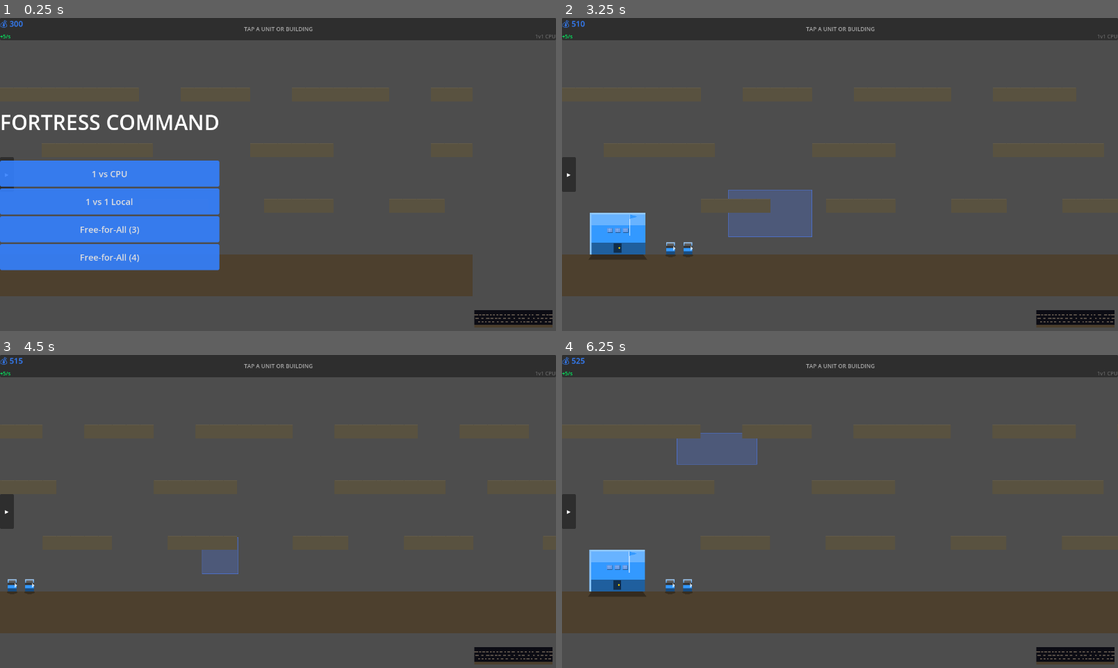
Above: before the commit, frames 1-4 (two rows, left to right).
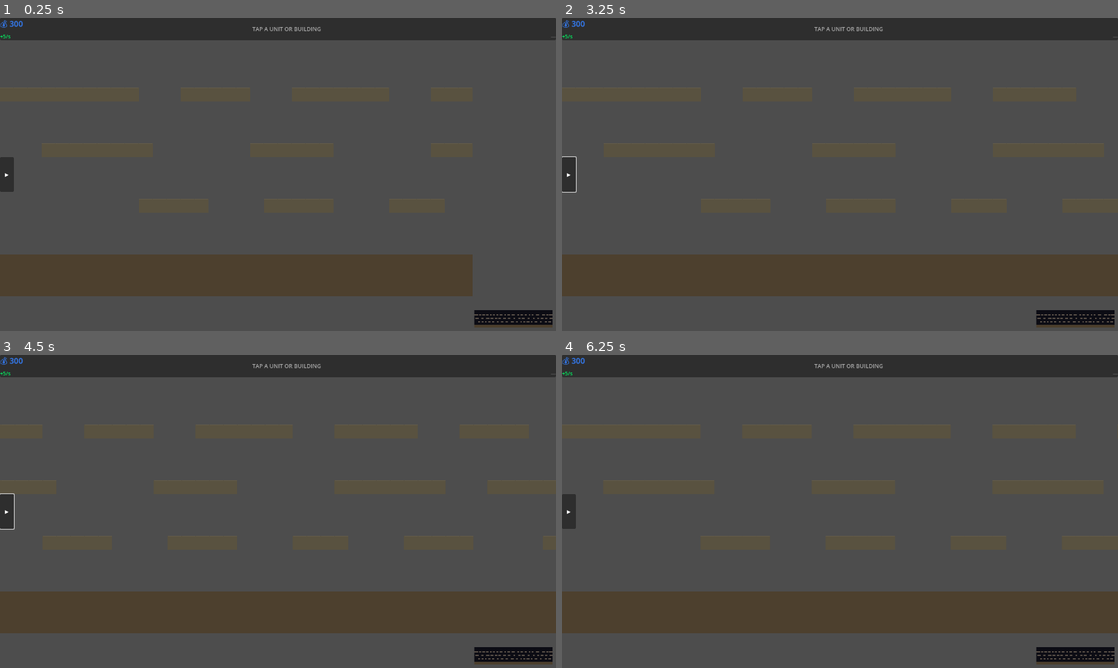
Above: after the commit, the same moments.

Repository: infinitybiscuit/fortress-command
Game: Godot game, scene res://scenes/game/game_scene.tscn
The game is run twice, just before and just after one commit, with the same random seed, the same clock (stepped at 60 frames per second) and the same inputs.
Inputs (mouse positions are in pixels of both pictures, inside the frame that each line leads up to):
- Up to frame 1 (0.25 s): no input
- Up to frame 2 (3.25 s): click "▸" at 0.5 s; click (595, 24) at 1.25 s, where only the run after the commit has a clickable "✕"; tap A at 2, 2.75 s; move the mouse to (962, 158) at 2.02 s; hold Right (ui_right) 2.03-2.75 s; click (962, 158) at 2.17 s; drag from (728, 190) to (812, 237) at 2.77 s
- Up to frame 3 (4.5 s): tap A at 3.5, 4.25 s; move the mouse to (333, 442) at 3.52 s; hold Right (ui_right) 3.53-4.25 s; drag from (250, 574) to (111, 464) at 4.27 s
- Up to frame 4 (6.25 s): tap A at 5, 5.75 s; move the mouse to (1006, 558) at 5.02 s; hold Left (ui_left) 5.03-5.75 s; drag from (673, 464) to (756, 433) at 5.77 s

The runs differ from the first frame. In frame 1, 14% of the frame differs, in the area x 0-100%, y 2-81%; in frame 2, 3.7%; in frame 3, 0.8%; in frame 4, 3.1%.
Error after the commit: Parse Error: There is already a variable named "bw" declared in this scope. (res://scripts/game/game_scene.gd:623)

Commit message:
fix: bridge/ramp ghost tiles — unconditional clear to TILE_EMPTY on destruction
- clear_span_tiles_at now unconditionally sets every tile in the footprint
  to TILE_EMPTY without checking _bridge_tiles guard (which could be empty
  if mark was skipped, leaving TILE_BRIDGE ghost tiles visible and walkable)
- Use GameConfig dimensions in both spawn_building (mark) and
  _on_building_destroyed (clear) to avoid any building.width_tiles
  timing ambiguity with Godot's _ready() call order
- Remove save-restore original tile complexity; destroying a bridge/ramp
  always removes traversability regardless of what was underneath

https://claude.ai/code/session_01FFsLYEoZBhHorYKSisAVT4

Diff:
--- a/godot/scripts/game/game_scene.gd
+++ b/godot/scripts/game/game_scene.gd
@@ -608,12 +608,15 @@
 	all_buildings.append(building)
 	building.add_to_group("buildings")
 
-	# Mark bridge/ramp tiles so units can walk across them
+	# Mark bridge/ramp tiles so units can walk across them.
+	# Use bdata dimensions rather than building.width_tiles to avoid any _ready() timing ambiguity.
 	var bdata: Dictionary = GameConfig.BUILDING_TYPES.get(building_type, {})
+	var bw: int = bdata.get("width_tiles", 1)
+	var bh: int = bdata.get("height_tiles", 1)
 	if bdata.get("is_bridge", false):
-		tilemap.mark_bridge_tiles(tile_pos.x, tile_pos.y, building.width_tiles, building.height_tiles, building.get_instance_id())
+		tilemap.mark_bridge_tiles(tile_pos.x, tile_pos.y, bw, bh, building.get_instance_id())
 	if bdata.get("is_ramp", false):
-		tilemap.mark_ramp_tiles(tile_pos.x, tile_pos.y, building.width_tiles, building.height_tiles, building.get_instance_id())
+		tilemap.mark_ramp_tiles(tile_pos.x, tile_pos.y, bw, bh, building.get_instance_id())
 
 	# Mark wall tiles as faction-owned so enemies are blocked but friendlies pass through
 	if bdata.get("blocks_units", false):
@@ -639,11 +642,12 @@
 func _on_building_destroyed(building: Node) -> void:
 	all_buildings.erase(building)
 	var bdata: Dictionary = GameConfig.BUILDING_TYPES.get(building.building_type, {})
-	# Use position-based clear for bridge/ramp — avoids any ID lookup failure
+	var bw: int = bdata.get("width_tiles", building.width_tiles)
+	var bh: int = bdata.get("height_tiles", building.height_tiles)
 	if bdata.get("is_bridge", false) or bdata.get("is_ramp", false):
-		tilemap.clear_span_tiles_at(building.tile_x, building.tile_y, building.width_tiles, building.height_tiles)
-	tilemap.clear_wall_tiles(building.tile_x, building.tile_y, building.width_tiles, building.height_tiles)
-	tilemap.clear_building_tiles(building.tile_x, building.tile_y, building.width_tiles, building.height_tiles)
+		tilemap.clear_span_tiles_at(building.tile_x, building.tile_y, bw, bh)
+	tilemap.clear_wall_tiles(building.tile_x, building.tile_y, bw, bh)
+	tilemap.clear_building_tiles(building.tile_x, building.tile_y, bw, bh)
 	# Note: building.queue_free() is now handled by building._delayed_free()
 	# to give in-flight projectiles a chance to complete without crashing
 
--- a/godot/scripts/game/tilemap.gd
+++ b/godot/scripts/game/tilemap.gd
@@ -40,9 +40,6 @@
 
 ## Tracks ramp tiles: "tx,ty" -> building_id (int)
 var _ramp_tiles: Dictionary = {}
-
-## Stores original tile value before bridge/ramp overwrote it: "tx,ty" -> original tile int
-var _span_original_tiles: Dictionary = {}
 
 ## ── Initialisation ───────────────────────────────────────────────────────────
 func _init() -> void:
@@ -68,7 +65,6 @@
 	_wall_faction_tiles.clear()
 	_bridge_tiles.clear()
 	_ramp_tiles.clear()
-	_span_original_tiles.clear()
 
 	var ground_top: int = MAP_HEIGHT - GROUND_LEVEL_TILE  # = 17
 
@@ -256,7 +252,6 @@
 	for tx in range(tile_x, tile_x + w):
 		for ty in range(tile_y, tile_y + h):
 			var key: String = str(tx) + "," + str(ty)
-			_span_original_tiles[key] = tiles[tx][ty]
 			tiles[tx][ty] = TILE_BRIDGE
 			_bridge_tiles[key] = building_id
 
@@ -266,43 +261,21 @@
 	for tx in range(tile_x, tile_x + w):
 		for ty in range(tile_y, tile_y + h):
 			var key: String = str(tx) + "," + str(ty)
-			_span_original_tiles[key] = tiles[tx][ty]
 			tiles[tx][ty] = TILE_RAMP
 			_ramp_tiles[key] = building_id
 
 
-## Clear bridge/ramp tiles at the given footprint, restoring original terrain underneath.
-## Called directly from _on_building_destroyed using the building's stored position/size
-## so there is no dependency on a building_id lookup that could silently fail.
+## Clear bridge/ramp tiles at the given footprint.
+## Unconditionally restores every tile in the footprint — no guard on tracking dicts
+## so a missed mark_bridge_tiles call can never leave a ghost TILE_BRIDGE behind.
 func clear_span_tiles_at(tile_x: int, tile_y: int, w: int, h: int) -> void:
 	for tx in range(tile_x, tile_x + w):
 		for ty in range(tile_y, tile_y + h):
 			var key: String = str(tx) + "," + str(ty)
-			if _bridge_tiles.has(key) or _ramp_tiles.has(key):
-				tiles[tx][ty] = _span_original_tiles.get(key, TILE_EMPTY)
-				_bridge_tiles.erase(key)
-				_ramp_tiles.erase(key)
-				_span_original_tiles.erase(key)
-
-
-## Legacy ID-based clear — kept for compatibility but clear_span_tiles_at is preferred.
-func clear_span_tiles(building_id: int) -> void:
-	var keys_to_remove: Array = []
-	for key in _bridge_tiles:
-		if _bridge_tiles[key] == building_id:
-			keys_to_remove.append(key)
-	for key in _ramp_tiles:
-		if _ramp_tiles[key] == building_id:
-			if not keys_to_remove.has(key):
-				keys_to_remove.append(key)
-	for key in keys_to_remove:
-		var parts: Array = key.split(",")
-		var tx: int = int(parts[0])
-		var ty: int = int(parts[1])
-		tiles[tx][ty] = _span_original_tiles.get(key, TILE_EMPTY)
-		_bridge_tiles.erase(key)
-		_ramp_tiles.erase(key)
-		_span_original_tiles.erase(key)
+			# Always clear to TILE_EMPTY — bridge/ramp destruction removes the crossing.
+			tiles[tx][ty] = TILE_EMPTY
+			_bridge_tiles.erase(key)
+			_ramp_tiles.erase(key)
 
 
 func is_ramp_tile(tx: int, ty: int) -> bool:
